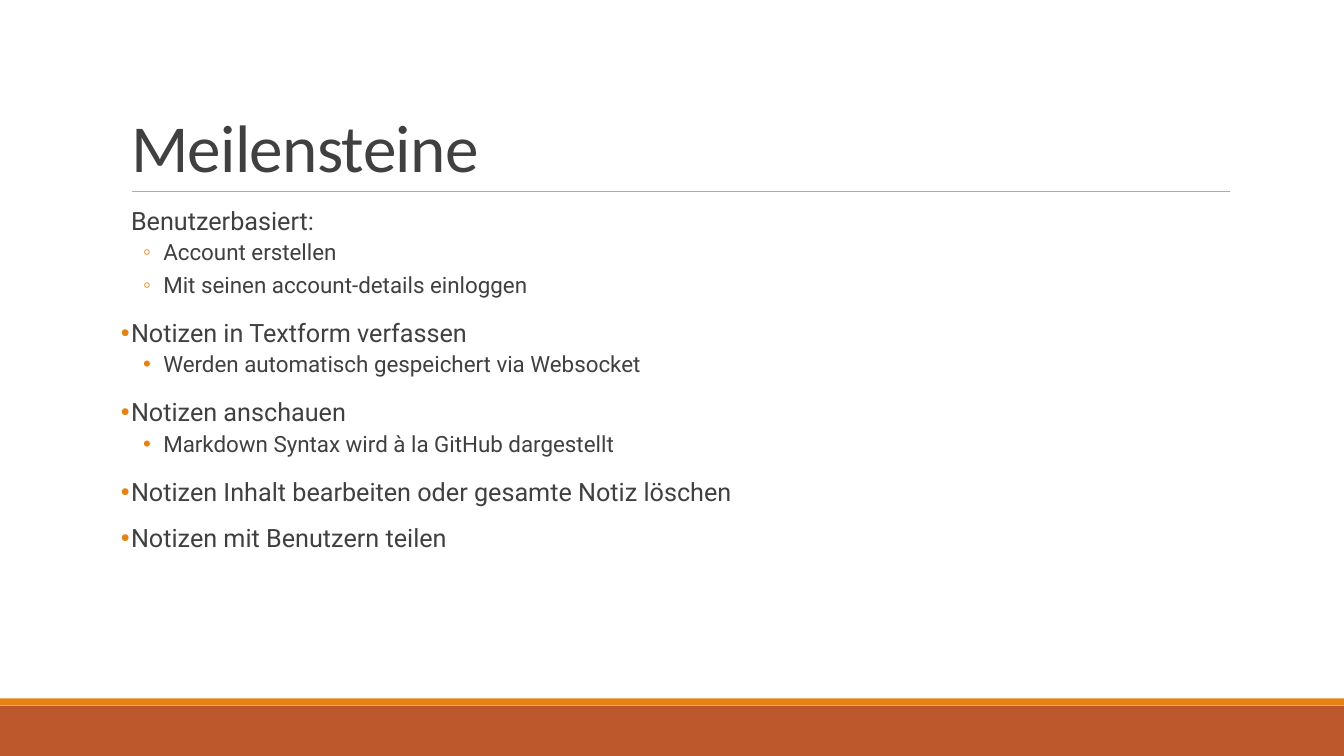
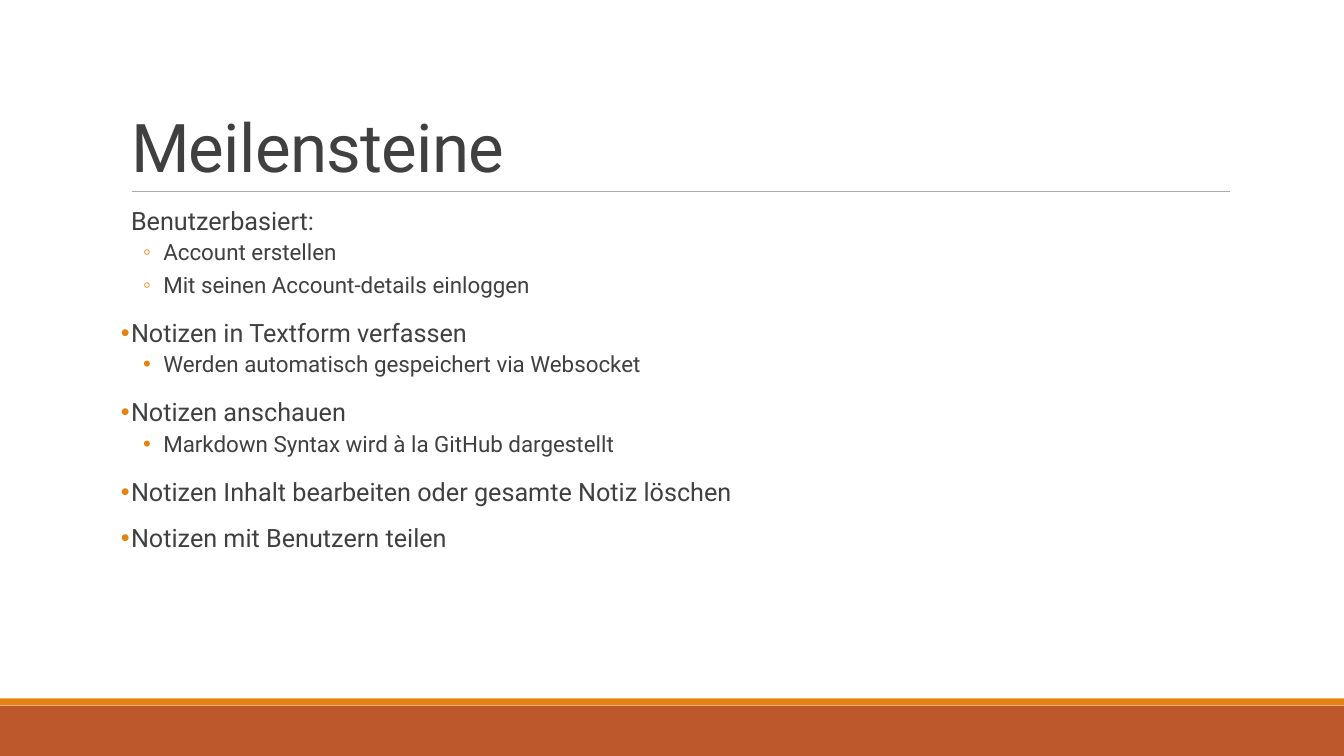
Before and after one commit to fabianbaechli/online_note_tool, a slide deck: slide 8 of Presentation/presentation_online_note_tool.pptx. Drawn at 1344x756 pixels with LibreOffice and Linux fonts; fonts in the diff are those of the drawing. Boxes give left, top, right and bottom in pixels: in the first picture for what was removed or moved away, otherwise in the second. Text is boxed around its words. In the diff, an @@ line names an element or a change of style, - is before the commit and + after.

```diff
--- a/Presentation/presentation_online_note_tool.pptx
+++ b/Presentation/presentation_online_note_tool.pptx
@@ title "Meilensteine" at box(131, 121, 504, 173): font Calibri to Roboto @@
@@ text at box(163, 276, 530, 298): text changed @@
-  ◦ Mit seinen account-details einloggen
+  ◦ Mit seinen Account-details einloggen
```
Also in this commit, not shown: 14 other slides changed, 1 slide added.
